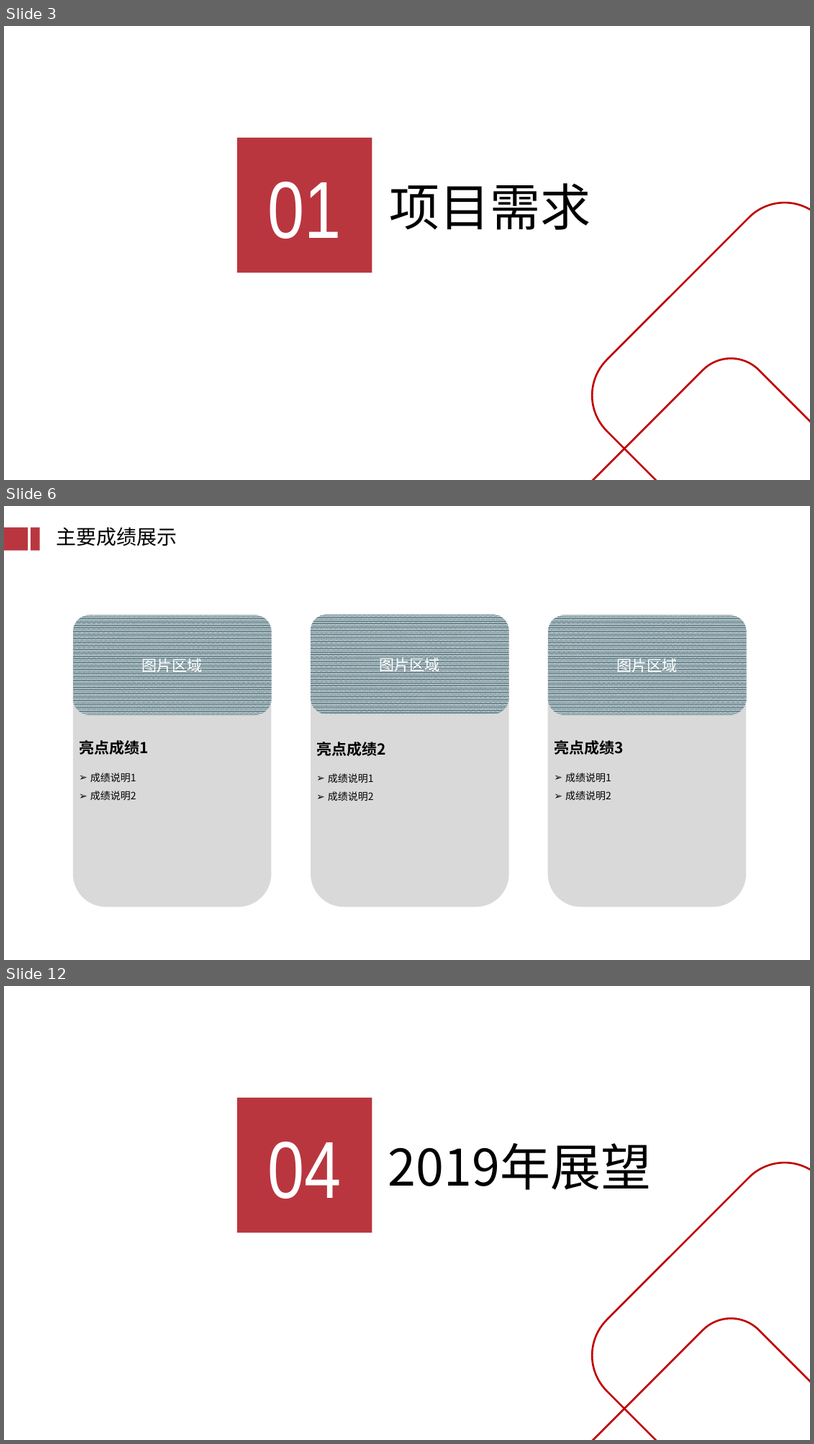
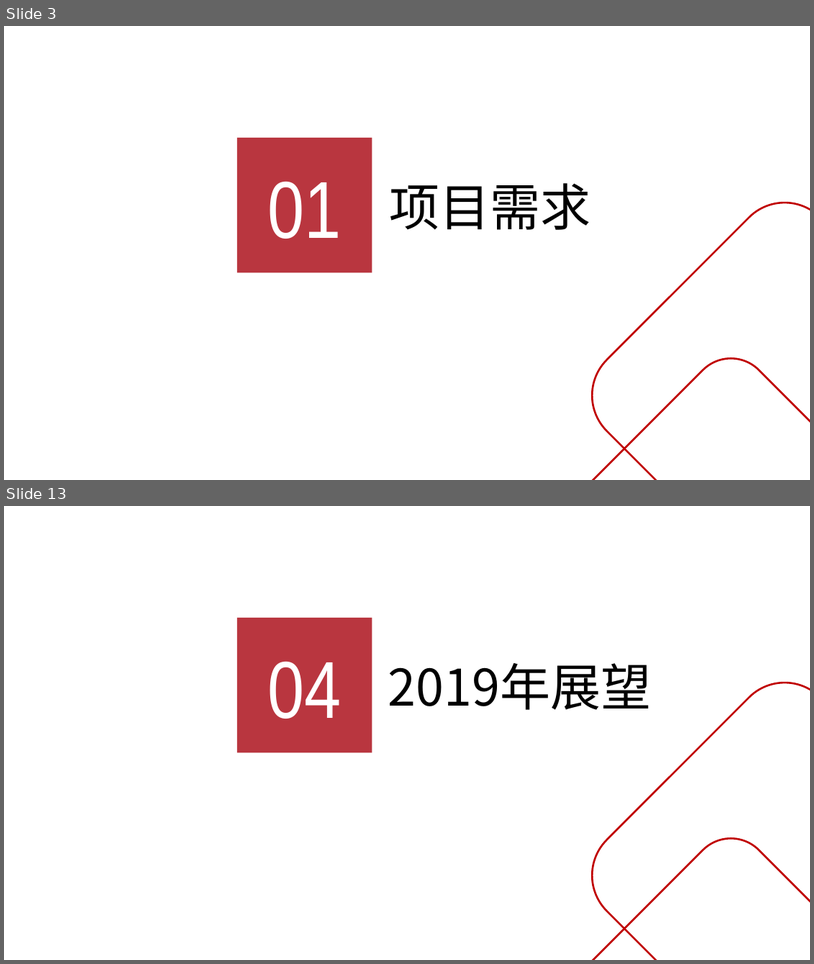
Before and after one commit to GuoXinjian/Python, a slide deck: KTS结案_V0.1.pptx. Shown one above the other, each under a label of ours: slides 3, 6 and 12 before the commit, slides 3 and 13 after it; the slides between them are not shown. The pictures are 814x1444 and 814x964 pixels, drawn with LibreOffice and Linux fonts; fonts in the diff are those of the drawing; background and template pictures are left out. Boxes give left, top, right and bottom in pixels: in the first picture for what was removed or moved away, otherwise in the second. Text is boxed around its words. In the diff, an @@ line names an element or a change of style, - is before the commit and + after.

```diff
--- a/KTS结案_V0.1.pptx
+++ b/KTS结案_V0.1.pptx
@@ slide 6 removed at (4, 506, 810, 960), background #FFFFFF @@
@@ rectangle removed at (4, 527, 28, 550) @@
@@ rectangle removed at (31, 527, 40, 550) @@
@@ text removed at (56, 527, 177, 546) @@
-主要成绩展示
@@ rounded rectangle removed at (73, 615, 271, 906) @@
@@ rounded rectangle removed at (73, 615, 271, 715) @@
-图片区域
@@ rounded rectangle removed at (311, 615, 509, 906) @@
@@ rounded rectangle removed at (311, 614, 509, 714) @@
-图片区域
@@ rounded rectangle removed at (548, 615, 747, 906) @@
@@ rounded rectangle removed at (548, 615, 747, 715) @@
-图片区域
@@ text removed at (79, 740, 148, 754) @@
-亮点成绩1
@@ text removed at (316, 741, 386, 756) @@
-亮点成绩2
@@ text removed at (554, 740, 623, 754) @@
-亮点成绩3
@@ text removed at (90, 772, 136, 800) @@
-➢ 成绩说明1
-➢ 成绩说明2
@@ text removed at (328, 773, 374, 800) @@
-➢ 成绩说明1
-➢ 成绩说明2
@@ text removed at (566, 772, 612, 800) @@
-➢ 成绩说明1
-➢ 成绩说明2
@@ what was slide 12 is now slide 13 @@
```
Also in this commit, not shown: 3 slides changed, 7 slides added, 6 other slides removed.
